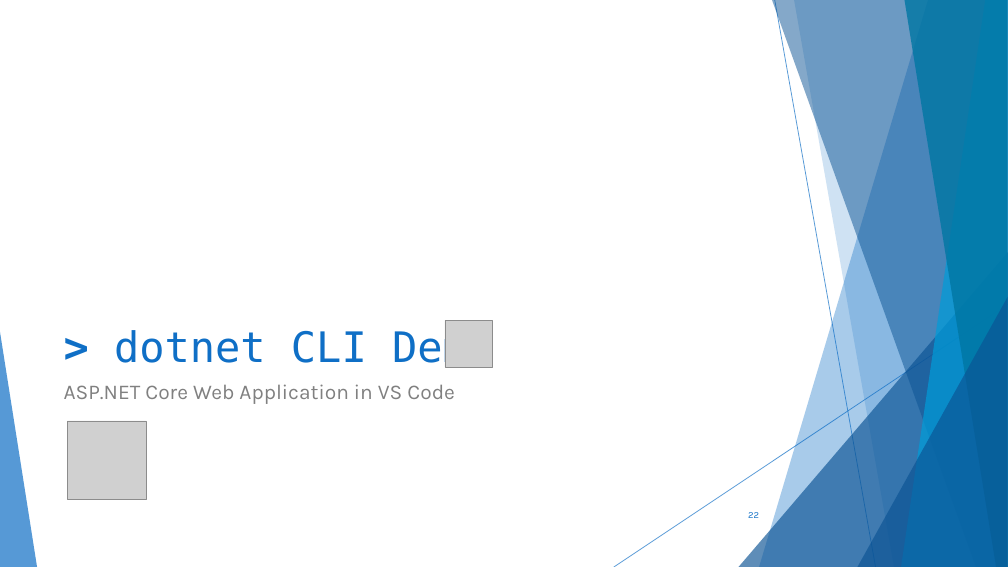
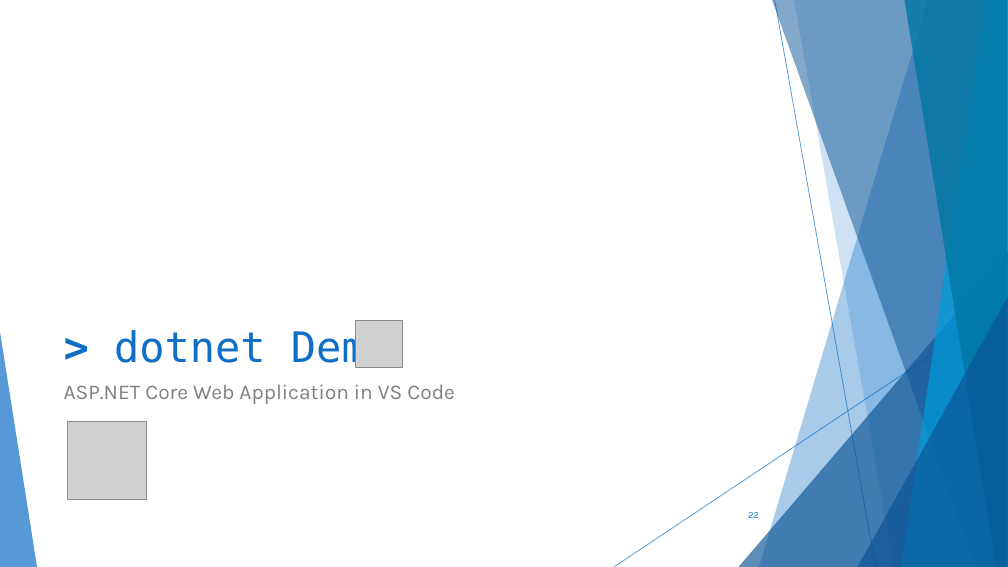
Before and after one commit to scottaddie/slide-decks, a slide deck: slide 22 of Getting Started with ASP.NET Core 1.0 in VS Code - SFLCC.pptx. Drawn at 1008x567 pixels with LibreOffice and Linux fonts; fonts in the diff are those of the drawing; grey boxes stand for pictures. Boxes give left, top, right and bottom in pixels: in the first picture for what was removed or moved away, otherwise in the second. Text is boxed around its words. In the diff, an @@ line names an element or a change of style, - is before the commit and + after.

```diff
--- a/Getting Started with ASP.NET Core 1.0 in VS Code - SFLCC.pptx
+++ b/Getting Started with ASP.NET Core 1.0 in VS Code - SFLCC.pptx
@@ title at (114,327,392,371): text changed @@
-> dotnet CLI Demo
+> dotnet Demo
@@ picture: place and size @@
-picture at (445,321,492,368)
+picture at (355,321,402,368)
```
Also in this commit, not shown: 8 other slides changed.
